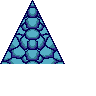
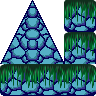
The second 96x96 image is a revision of the first. Changes to its layers:
hid "Camada 13" over [64, 0, 65, 63]
added layer "Camada 17" above "Camada 16" over [0, 0, 96, 96]
